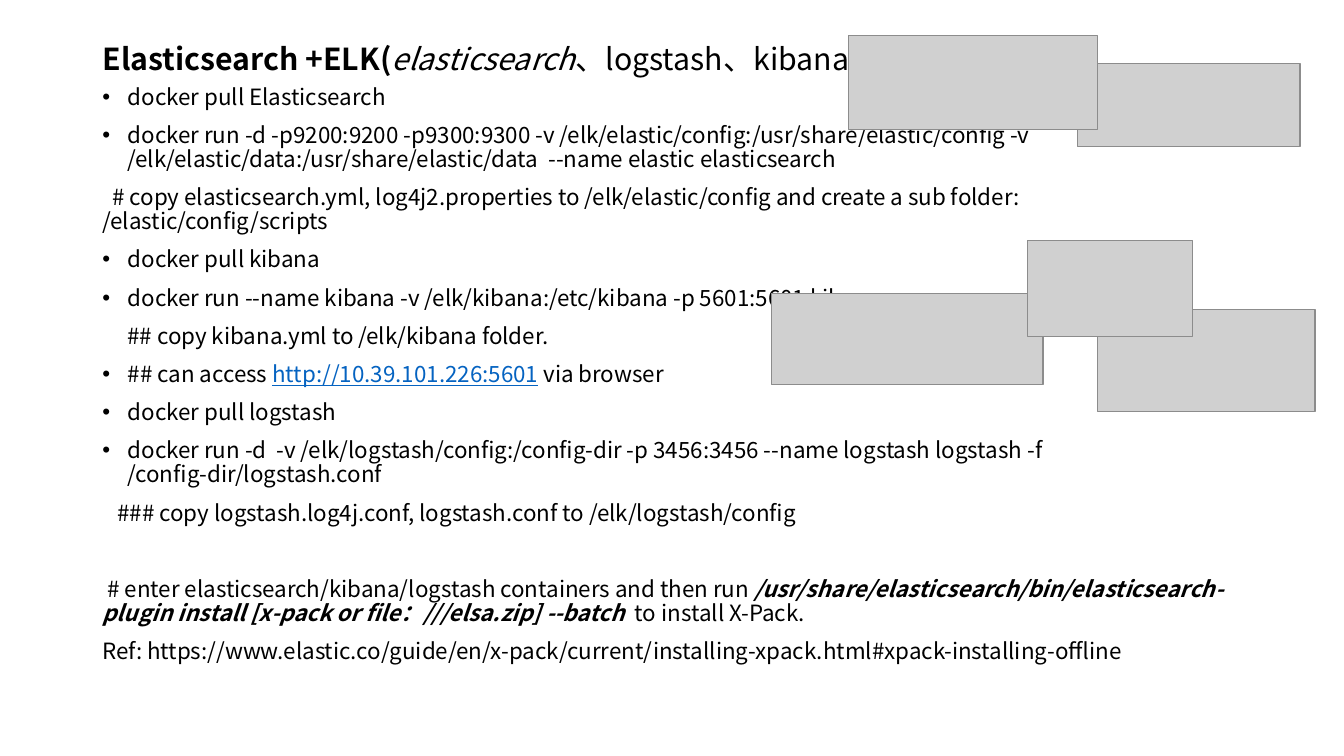
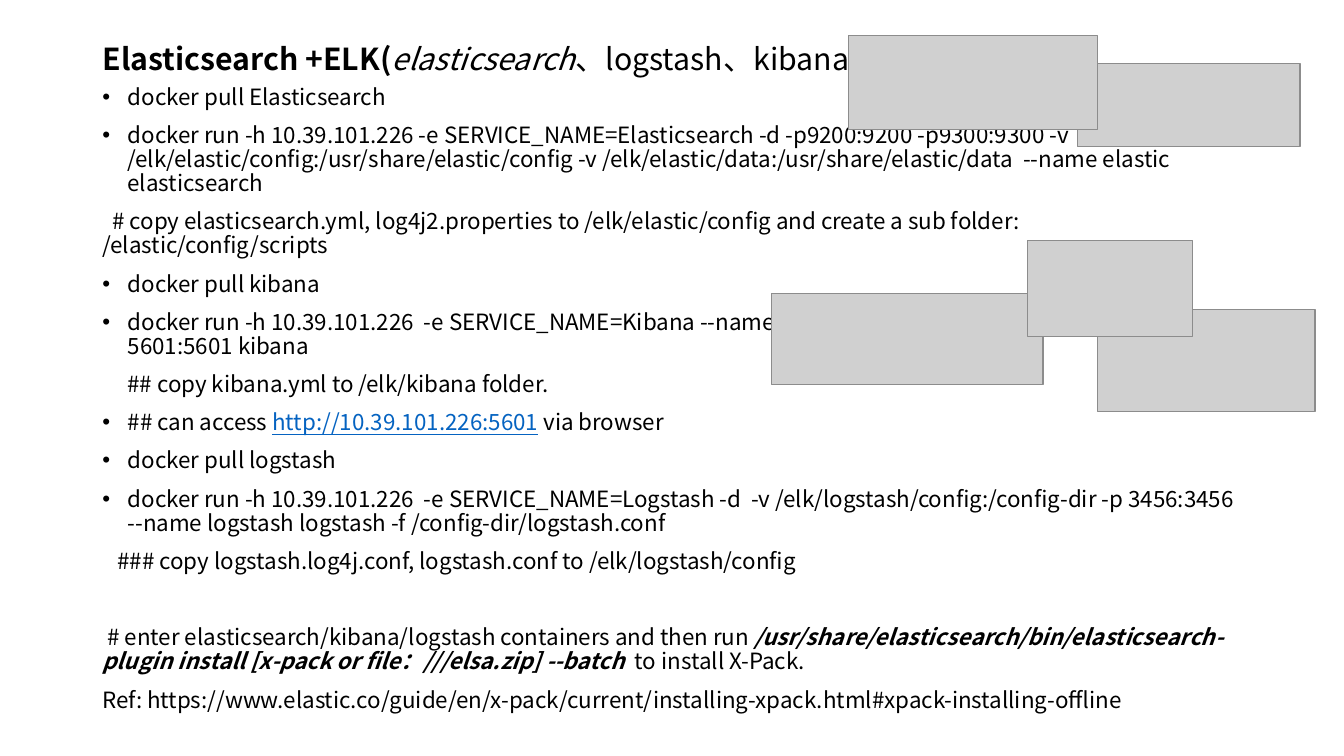
Before and after one commit to johnycao988/cloud.config, a slide deck: slide 20 of dev/config.references/Cloud-env Setup.pptx. Drawn at 1344x756 pixels with LibreOffice and Linux fonts; fonts in the diff are those of the drawing; grey boxes stand for pictures. Boxes give left, top, right and bottom in pixels: in the first picture for what was removed or moved away, otherwise in the second. Text is boxed around its words. In the diff, an @@ line names an element or a change of style, - is before the commit and + after.

Commit message:
12

```diff
--- a/dev/config.references/Cloud-env Setup.pptx
+++ b/dev/config.references/Cloud-env Setup.pptx
@@ text at bbox=[128, 120, 1170, 192]: text changed @@
-• docker run -d -p9200:9200 -p9300:9300 -v /elk/elastic/config:/usr/share/elastic/config -v /elk/elastic/data:/usr/share/elastic/data --name elastic elasticsearch
+• docker run -h 10.39.101.226 -e SERVICE_NAME=Elasticsearch -d -p9200:9200 -p9300:9300 -v /elk/elastic/config:/usr/share/elastic/config -v /elk/elastic/data:/usr/share/elastic/data --name elastic elasticsearch
@@ text at bbox=[128, 304, 1150, 355]: text changed @@
-• docker run --name kibana -v /elk/kibana:/etc/kibana -p 5601:5601 kibana
+• docker run -h 10.39.101.226 -e SERVICE_NAME=Kibana --name kibana -v /elk/kibana:/etc/kibana -p 5601:5601 kibana
@@ text at bbox=[128, 489, 1233, 536]: text changed @@
-• docker run -d -v /elk/logstash/config:/config-dir -p 3456:3456 --name logstash logstash -f /config-dir/logstash.conf
+• docker run -h 10.39.101.226 -e SERVICE_NAME=Logstash -d -v /elk/logstash/config:/config-dir -p 3456:3456 --name logstash logstash -f /config-dir/logstash.conf
```
Also in this commit, not shown: 1 other slide changed.
